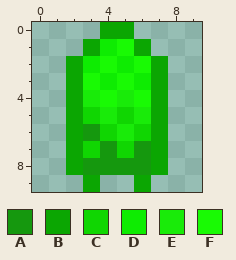
File history of a pixel-art sprite, Resources/Images/Projectiles/Bullet/4.png. The picture above was drawn from the file before the commit.
The file is 10x10 pixels. Colours within 5 levels of each other are drawn and written as one.
Palette (. is transparent): A #15980e  B #0ba602  C #10d602  D #0eec02  E #19eb09  F #19fa04
New version:
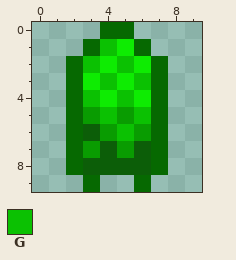
Colours new in this view: G #0bc102
What changed:
Colour A changes from #15980e to #0c5e08.
Colour B changes from #0ba602 to #066901.
Colour C changes from #10d602 to #099c01.
Colour F gives way to colour D in row 1 at x 5; in row 2 at x 4 and 6; in row 3 at x 3 and 5; in row 4 at x 4 and 6.
Colour D gives way to colour G in row 1 at x 4; in row 2 at x 3 and 5; in row 3 at x 4 and 6.
Colour E gives way to colour G in row 4 at x 3 and 5; in row 5 at x 4 and 6; in row 6 at x 5.
